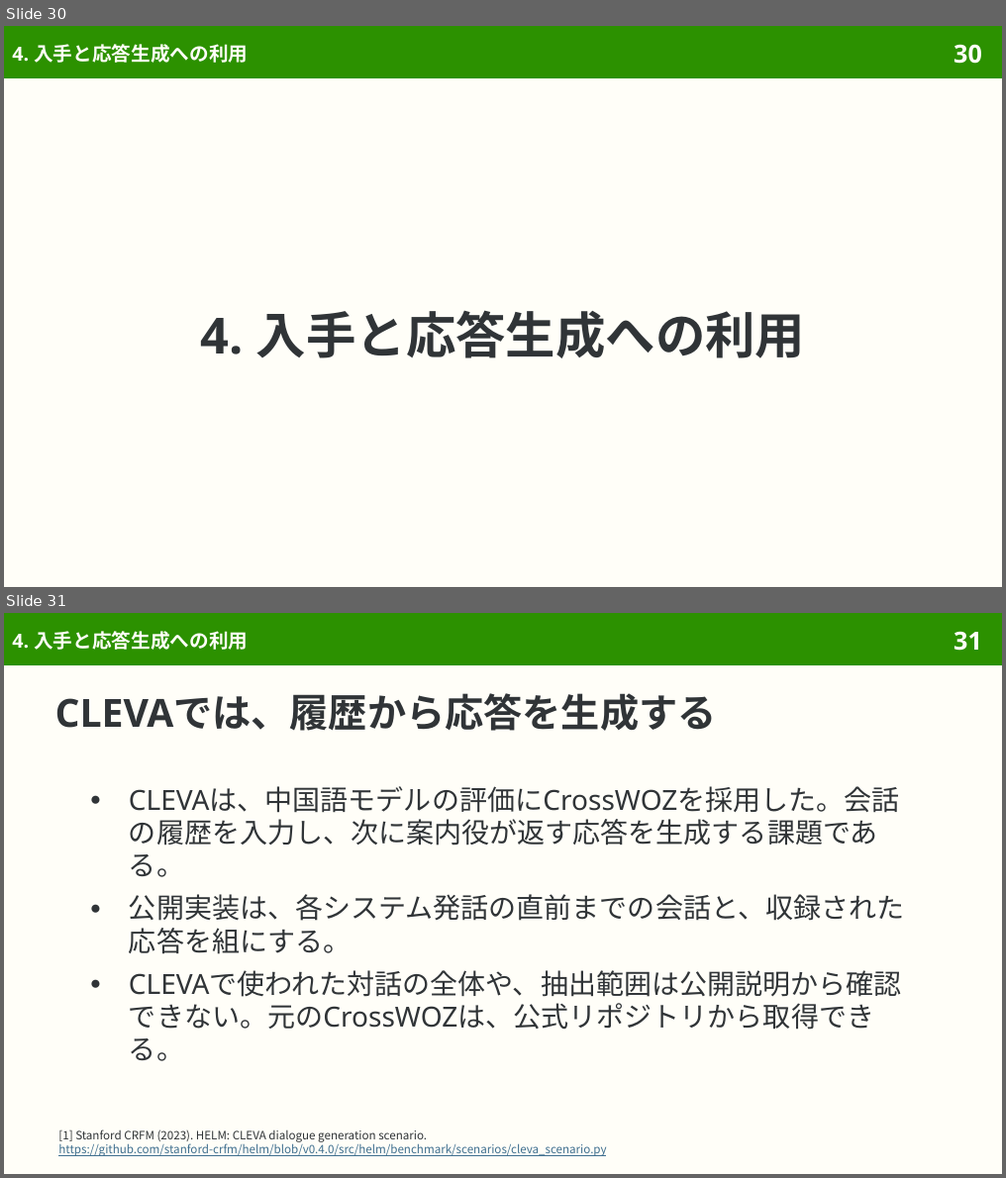
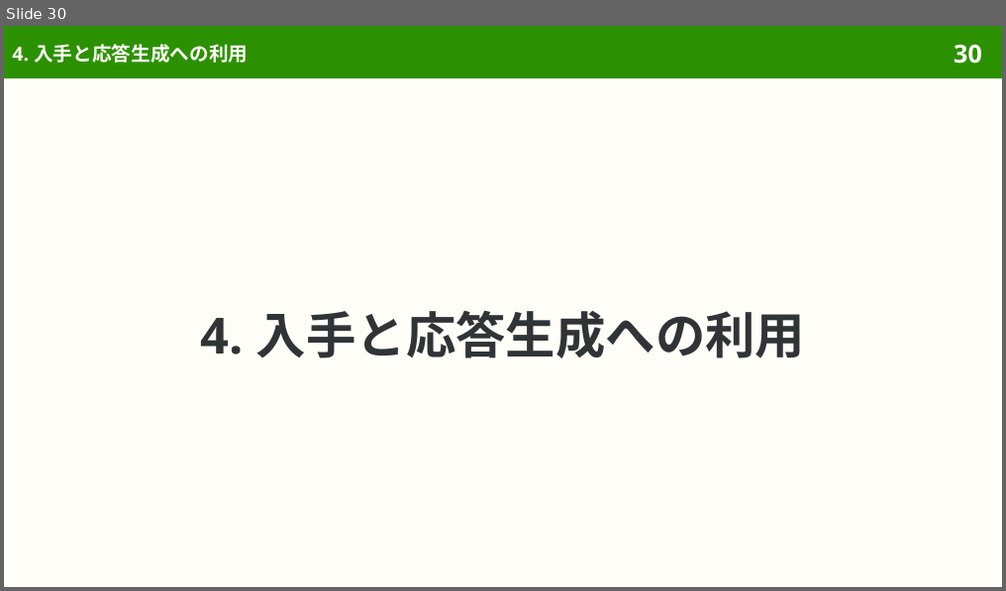
Before and after one commit to sasakiy84/datasets-in-10-minutes, a slide deck: slides/datasets-in-10-minutes-crosswoz.pptx. Shown one above the other, each under a label of ours: slides 30 and 31 before the commit, slide 30 after it. The pictures are 1006x1178 and 1006x591 pixels, drawn with LibreOffice and Linux fonts; fonts in the diff are those of the drawing. Boxes give left, top, right and bottom in pixels: in the first picture for what was removed or moved away, otherwise in the second. Text is boxed around its words. In the diff, an @@ line names an element or a change of style, - is before the commit and + after.

Commit message:
Center CrossWOZ on dialogue data, original evaluation and practical use

```diff
--- a/slides/datasets-in-10-minutes-crosswoz.pptx
+++ b/slides/datasets-in-10-minutes-crosswoz.pptx
@@ slide 31 removed at (4, 613, 1002, 1174), background #FFFEF8; not listed: 2 template elements that a slide beside it also shows @@
@@ title removed at (12, 631, 248, 650) @@
-4. 入手と応答生成への利用
@@ title removed at (55, 693, 717, 731) @@
-CLEVAでは、履歴から応答を生成する
@@ text removed at (129, 786, 904, 1061) @@
-● CLEVAは、中国語モデルの評価にCrossWOZを採用した。会話の履歴を入力し、次に案内役が返す応答を生成する課題である。
-● 公開実装は、各システム発話の直前までの会話と、収録された応答を組にする。
-● CLEVAで使われた対話の全体や、抽出範囲は公開説明から確認できない。元のCrossWOZは、公式リポジトリから取得できる。
@@ text removed at (58, 1130, 606, 1157) @@
-[1] Stanford CRFM (2023). HELM: CLEVA dialogue generation scenario.
-https://github.com/stanford-crfm/helm/blob/v0.4.0/src/helm/benchmark/scenarios/cleva_scenario.py
```
Also in this commit, not shown: 2 slides changed, 1 other slide removed, 45 other files.
